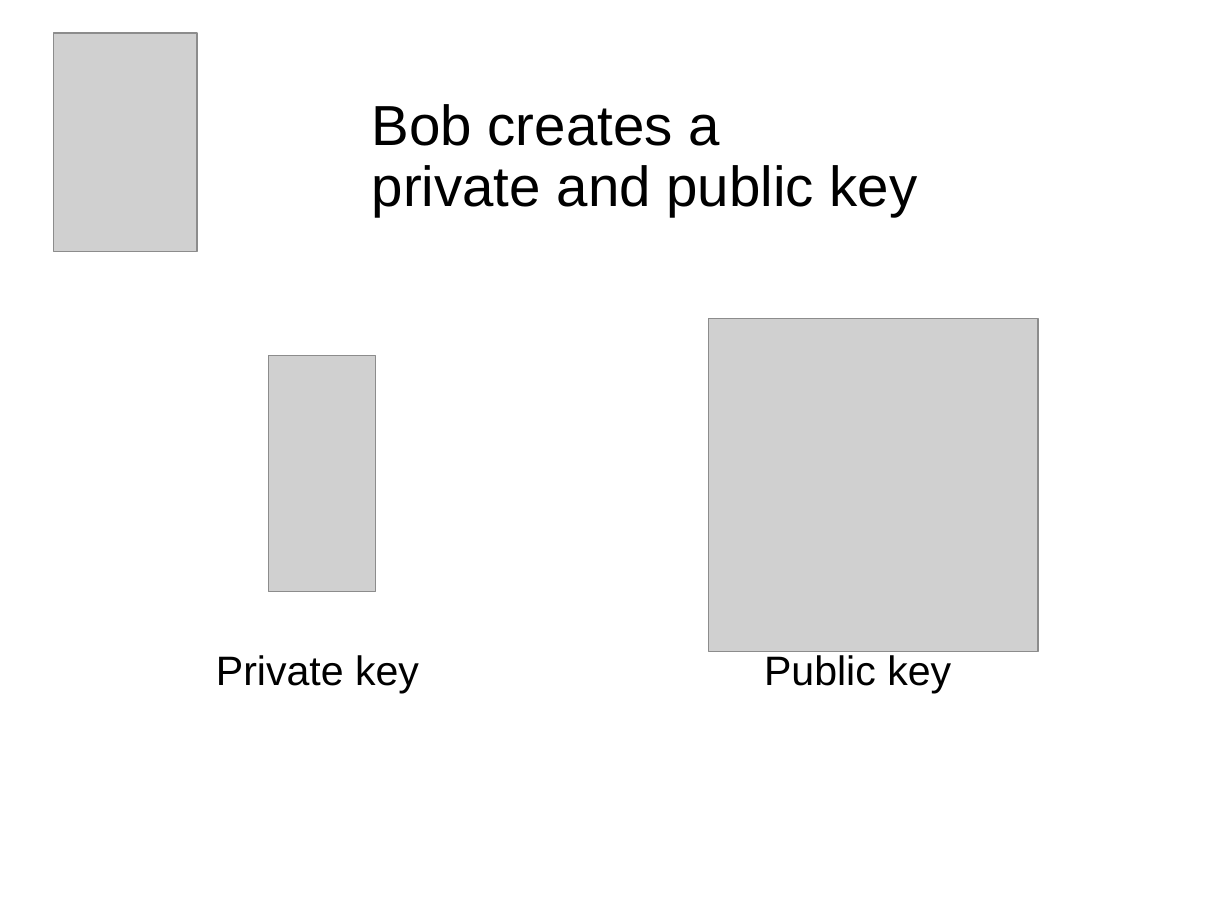
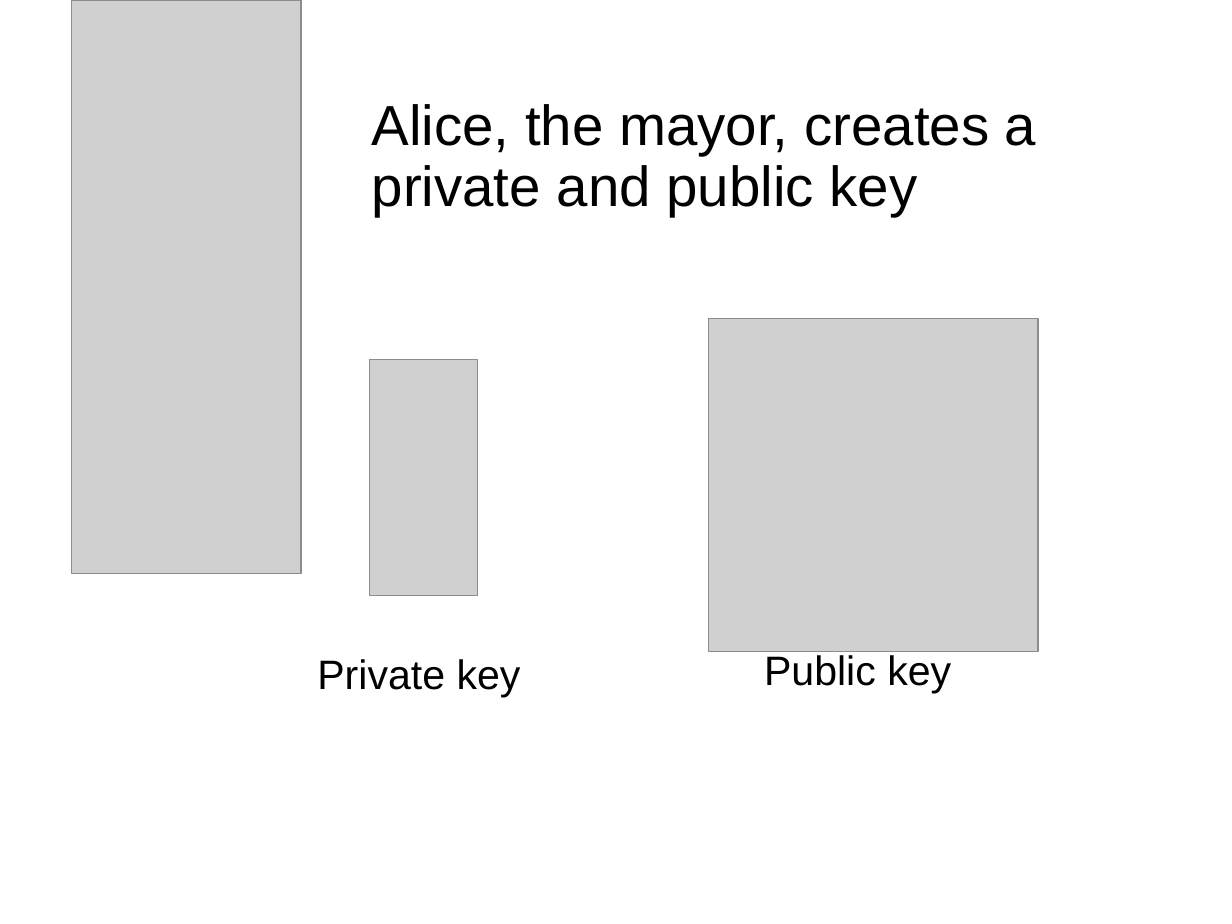
Before and after one commit to wu4f/cyberpdx-crypto, a slide deck: slide 19 of www/static/NetWorkProtocolsLecture4.pptx (slide 26 before the commit). Drawn at 1232x924 pixels with LibreOffice and Linux fonts; fonts in the diff are those of the drawing; grey boxes stand for pictures. Boxes give left, top, right and bottom in pixels: in the first picture for what was removed or moved away, otherwise in the second. Text is boxed around its words. In the diff, an @@ line names an element or a change of style, - is before the commit and + after.

```diff
--- a/www/static/NetWorkProtocolsLecture4.pptx
+++ b/www/static/NetWorkProtocolsLecture4.pptx
@@ picture added at box(71, 0, 301, 573) @@
@@ picture removed at box(53, 33, 197, 251) @@
@@ title at box(372, 104, 1036, 217): text changed @@
-Bob creates a
-private and public key
+Alice, the mayor, creates a
+private and public key
@@ picture: place and size @@
-picture at box(269, 356, 376, 593)
+picture at box(370, 360, 477, 596)
@@ text "Private key": place and size @@
-text "Private key" at box(216, 655, 419, 693)
+text "Private key" at box(317, 659, 521, 697)
```
Also in this commit, not shown: 9 other slides changed, 2 slides added, 9 slides removed, 4 other files.
